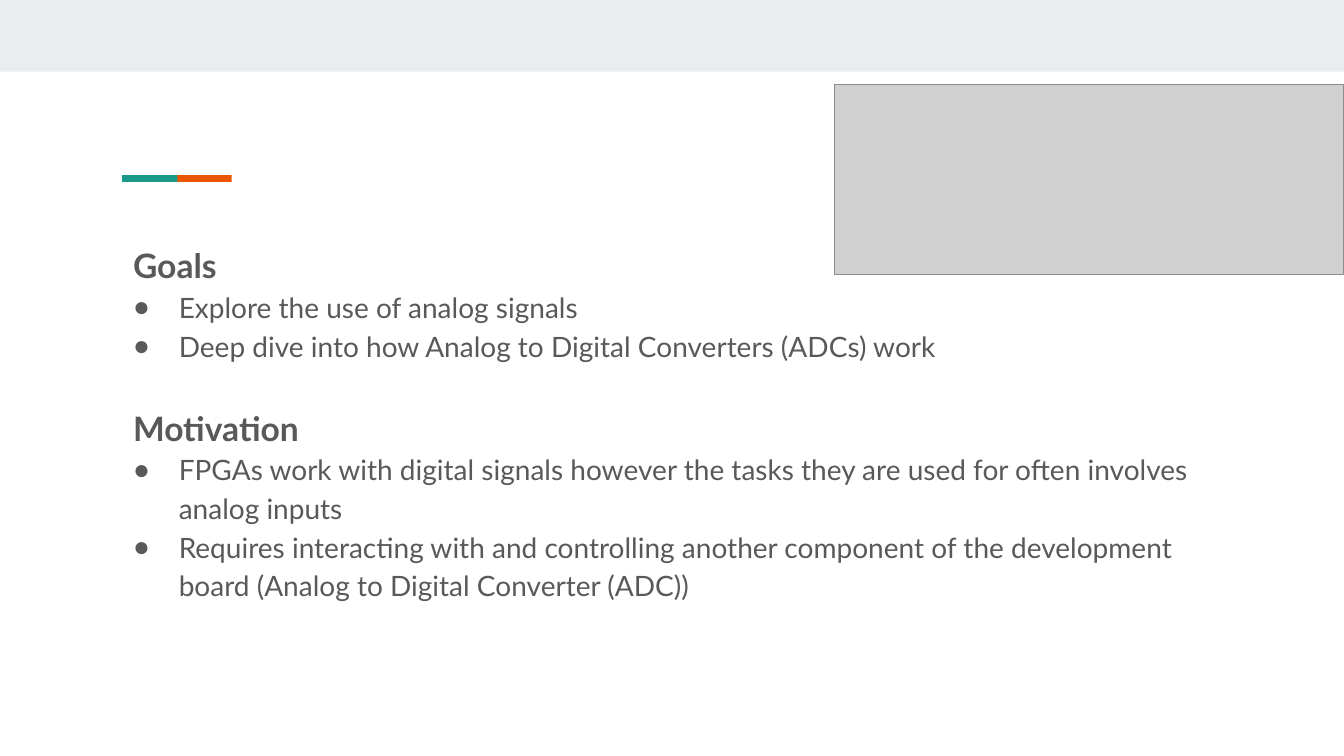
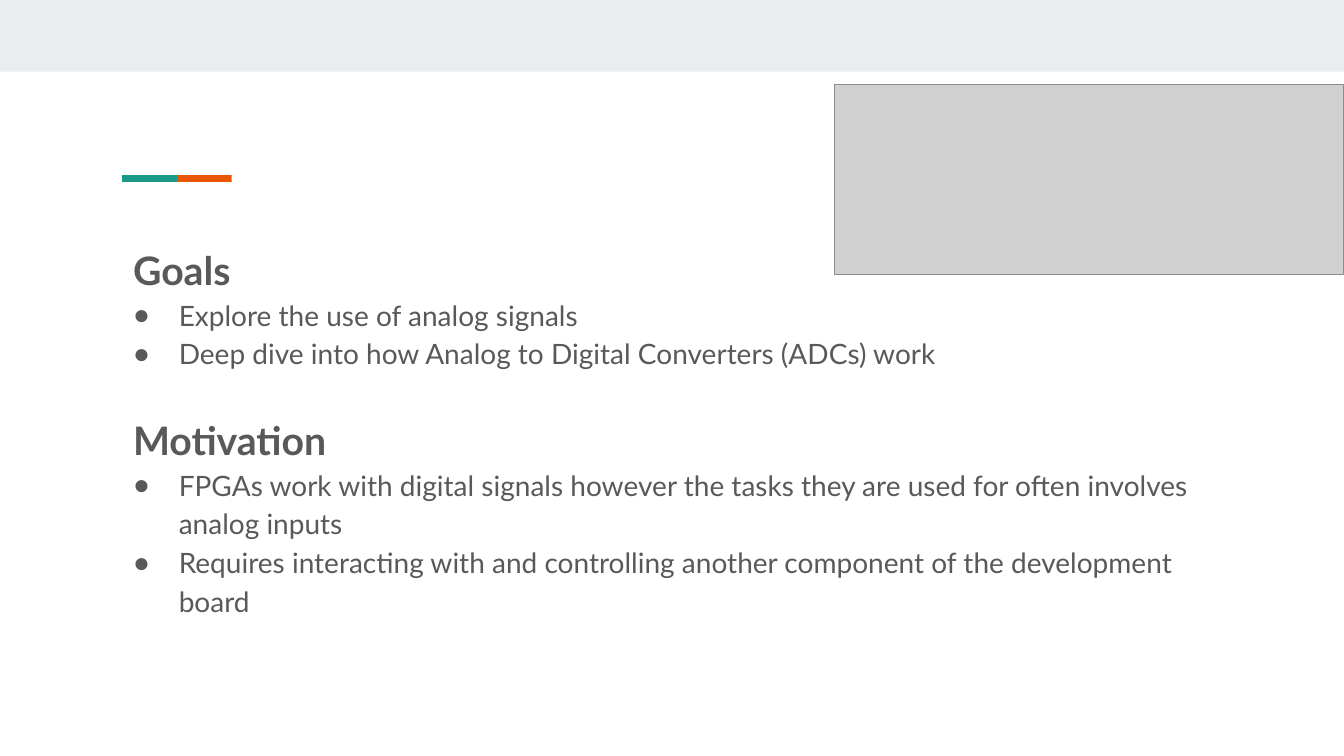
Before and after one commit to cnaught1/EC551_Final_Project, a slide deck: slide 2 of Bringing the Analog World to Digital Design_EC551_Final Project.pptx. Drawn at 1344x756 pixels with LibreOffice and Linux fonts; fonts in the diff are those of the drawing; grey boxes stand for pictures. Boxes give left, top, right and bottom in pixels: in the first picture for what was removed or moved away, otherwise in the second. Text is boxed around its words. In the diff, an @@ line names an element or a change of style, - is before the commit and + after.

```diff
--- a/Bringing the Analog World to Digital Design_EC551_Final Project.pptx
+++ b/Bringing the Analog World to Digital Design_EC551_Final Project.pptx
@@ text at (x1=133, y1=256, x2=326, y2=456): size 24 to 28 pt in "Goals", "Motivation" @@
@@ text at (x1=179, y1=552, x2=1172, y2=612): text changed @@
-● Requires interacting with and controlling another component of the development board (Analog to Digital Converter (ADC))
+● Requires interacting with and controlling another component of the development board
```
Also in this commit, not shown: 8 other slides changed, 5 slides added, 7 slides removed.
